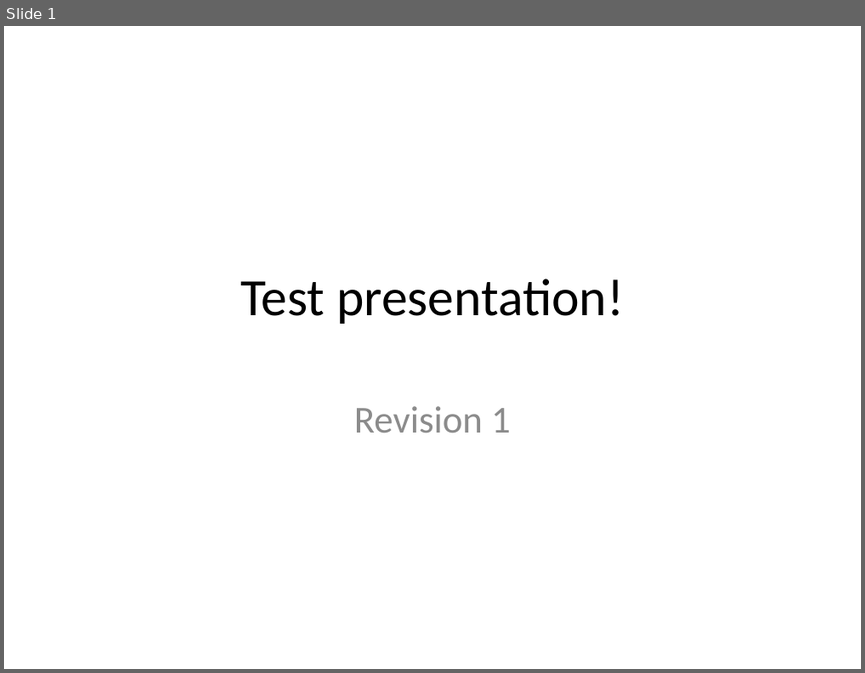
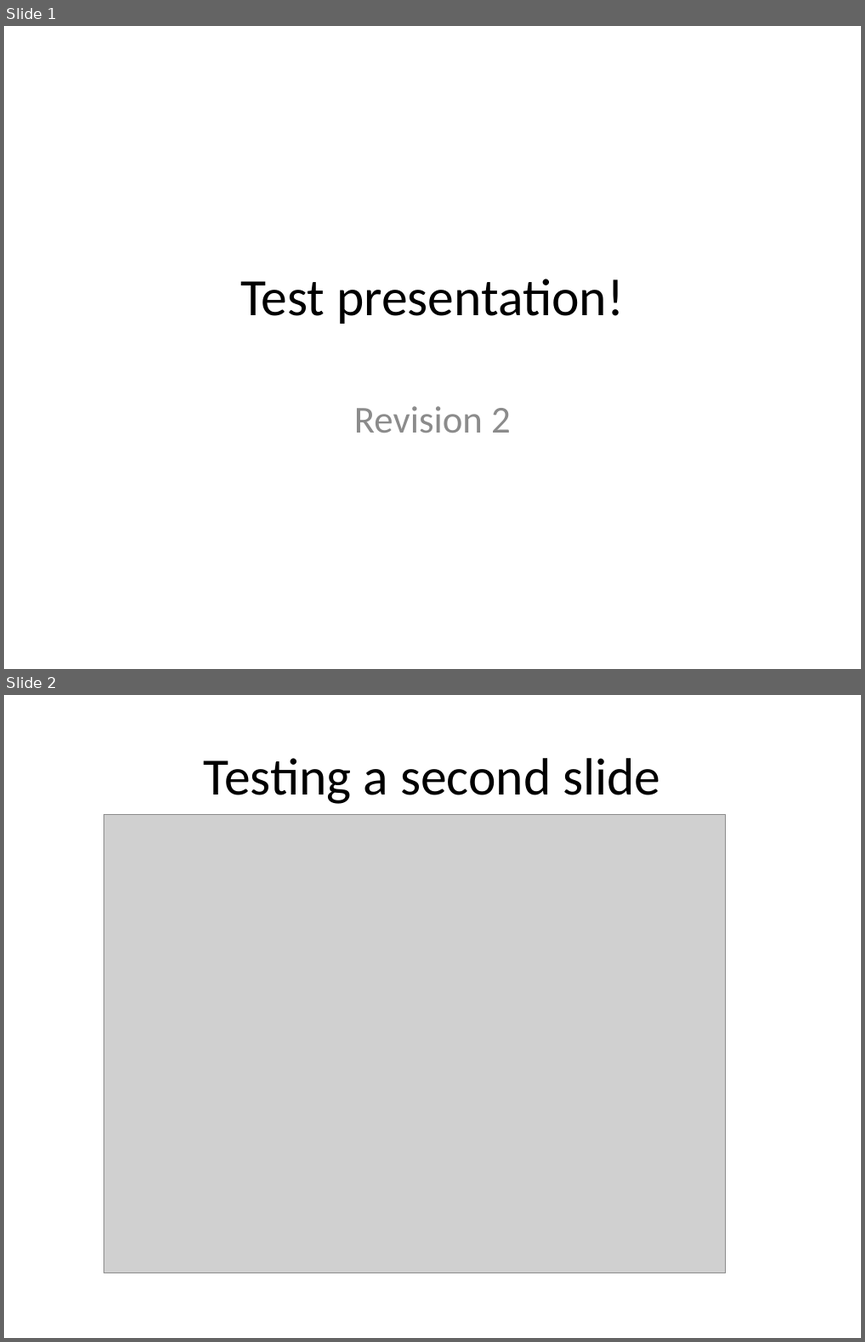
Before and after one commit to DeMatt/Matt-training-repo-1, a slide deck: Tester4.pptx. Shown one above the other, each under a label of ours: slide 1 before the commit, slides 1 and 2 after it. The pictures are 865x673 and 865x1342 pixels, drawn with LibreOffice and Linux fonts; fonts in the diff are those of the drawing; grey boxes stand for pictures. Boxes give left, top, right and bottom in pixels: in the first picture for what was removed or moved away, otherwise in the second. Text is boxed around its words. In the diff, an @@ line names an element or a change of style, - is before the commit and + after.

```diff
--- a/Tester4.pptx
+++ b/Tester4.pptx
@@ slide 2 added at (x1=4, y1=695, x2=861, y2=1338), background #FFFFFF @@
@@ title added at (x1=204, y1=758, x2=660, y2=804), 44 pt, text #000000 @@
+Testing a second slide
@@ picture added at (x1=104, y1=815, x2=726, y2=1273) @@
@@ slide 1 changed as well @@
@@ subtitle at (x1=354, y1=406, x2=511, y2=432): text changed @@
-Revision 1
+Revision 2
```
